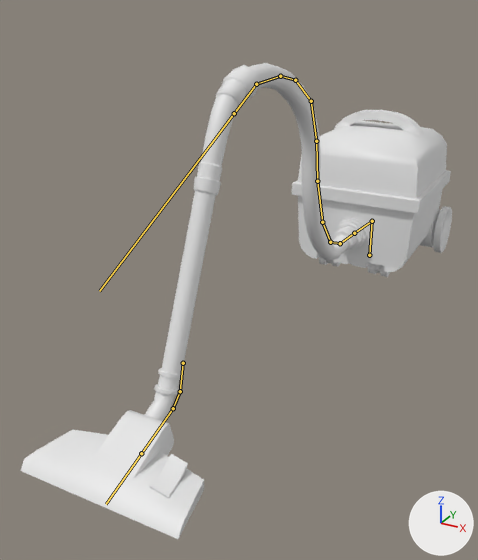
An edit to the FBX model TheCleanQueen/Assets/Art/Towers/stofzuiger2.0.fbx, drawn before and after from the same camera.
Rendered twice from a 50 mm lens placed at (1.1, -3.79, 1.46), pointed at (-0.18, -1.47, 0.3). Arrows for +X, +Y and +Z are at lower right; the lights stay in place. Both versions are drawn at frame 31 of the action 'RIG-Armature|RIG-ArmatureAction'; the numbers are the values there. The bones that bend it are drawn over the model as lines.

Names of what the first picture shows: 'stofzuiger'.
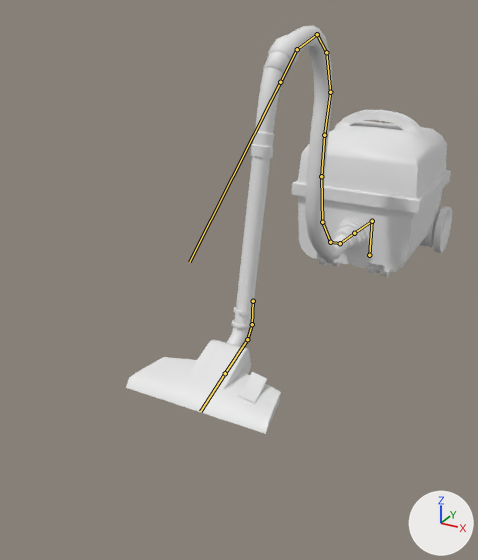
Commit message: stofzuiger animatie fix

Pixel boxes (x1, y1, x2, y2) of what changed, in the pictures (478 x 560 px):
'stofzuiger', posed (24% narrower, 14% shorter)
    before: (20, 63, 452, 539)
    after: (126, 26, 452, 434)
bone 'ORG-bone.006', root to tip
    before: (322, 222) to (317, 181)
    after: (322, 222) to (321, 176)
bone 'ORG-bone.008', root to tip
    before: (316, 141) to (311, 101)
    after: (324, 135) to (330, 92)
bone 'ORG-bone.010', root to tip
    before: (295, 80) to (280, 76)
    after: (326, 52) to (317, 34)
bone 'ORG-bone.011', root to tip
    before: (280, 76) to (256, 84)
    after: (317, 34) to (297, 49)
bone 'DEF-bone.002', root to tip
    before: (183, 363) to (180, 391)
    after: (253, 301) to (252, 324)
bone 'DEF-bone.004', root to tip
    before: (173, 408) to (141, 453)
    after: (247, 339) to (225, 373)
bone 'DEF-bone.006', root to tip
    before: (322, 222) to (317, 181)
    after: (322, 222) to (321, 176)
bone 'DEF-bone.008', root to tip
    before: (316, 141) to (311, 101)
    after: (324, 135) to (330, 92)
bone 'DEF-bone.010', root to tip
    before: (295, 80) to (280, 76)
    after: (326, 52) to (317, 34)
bone 'DEF-bone.011', root to tip
    before: (280, 76) to (256, 84)
    after: (317, 34) to (297, 49)

What the commit changed:
Bone 'ORG-bone.006' (bone_org_bone_006) turns from (5, 0, 0) to (17, 1, -1) degrees about its own x, y and z.
Bone 'ORG-bone.008' (bone_org_bone_008) turns from (0, 0, 0) to (26, 1, -1) degrees about its own x, y and z.
Bone 'ORG-bone.010' (bone_org_bone_010) turns from (31, 0, 1) to (16, 0, 1) degrees about its own x, y and z.
Bone 'ORG-bone.011' (bone_org_bone_011) turns from (26, -2, 1) to (-9, -2, 0) degrees about its own x, y and z.
Bone 'DEF-bone.002' (bone_def_bone_002) moves from (0.0, 0.0, 0.0) to (0.0, -0.01, -0.001).
Bone 'DEF-bone.004' (bone_def_bone_004) turns from (-8, 0, 0) to (2, 0, 0) degrees about its own x, y and z.
Bone 'DEF-bone.006' (bone_def_bone_006) turns from (5, 0, 0) to (17, 1, -1) degrees about its own x, y and z.
Bone 'DEF-bone.008' (bone_def_bone_008) turns from (0, 0, 0) to (26, 1, -1) degrees about its own x, y and z.
Bone 'DEF-bone.010' (bone_def_bone_010) turns from (31, 0, 1) to (16, 0, 1) degrees about its own x, y and z.
Bone 'DEF-bone.011' (bone_def_bone_011) turns from (26, -2, 1) to (-9, -2, 0) degrees about its own x, y and z.
